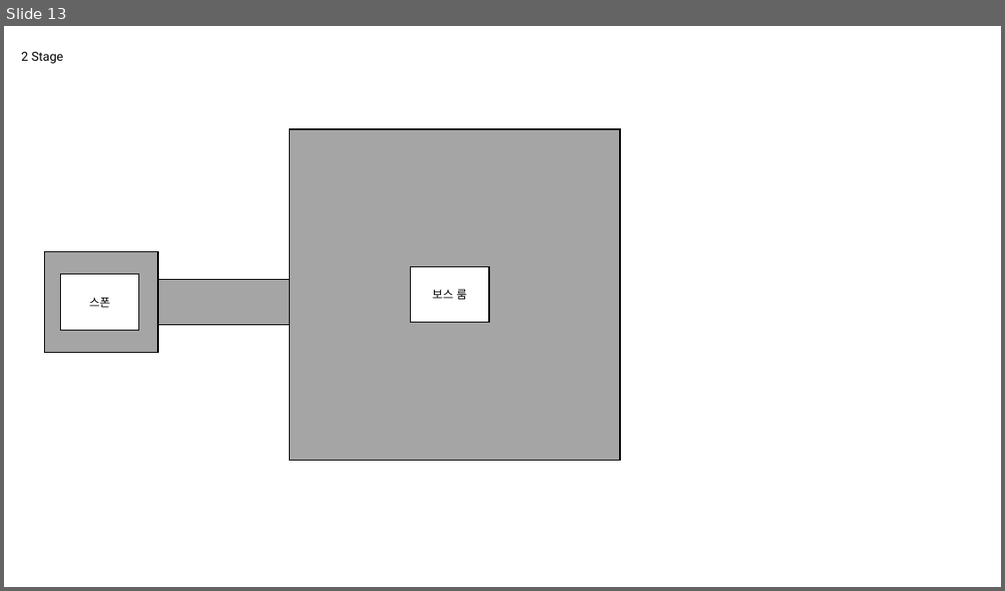
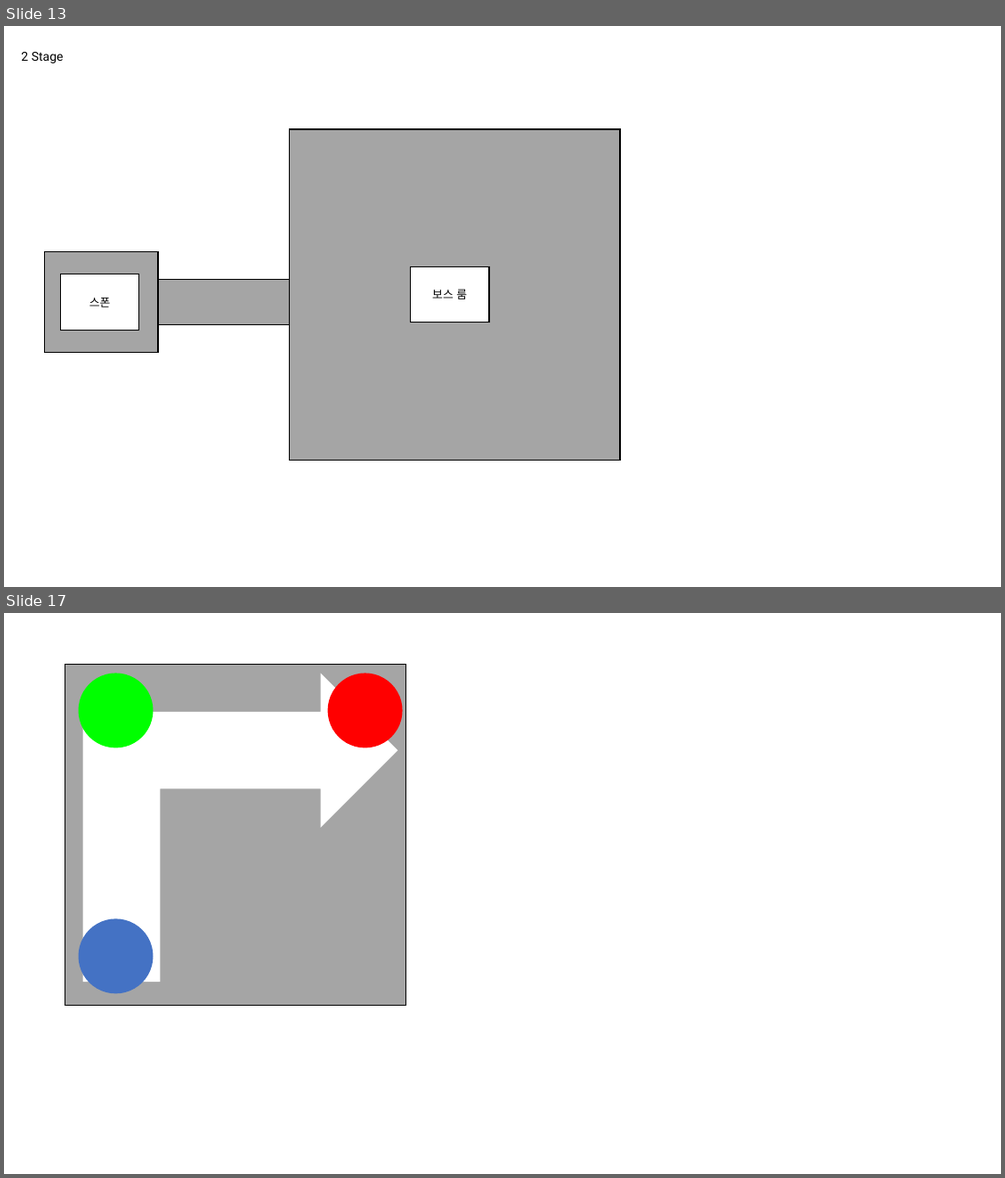
Before and after one commit to haein0303/AlgaeEater, a slide deck: Document/Source/보스 콘텐츠 시스템 UI.pptx. Shown one above the other, each under a label of ours: slide 13 before the commit, slides 13 and 17 after it; the slides between them are not shown. The pictures are 1005x591 and 1005x1178 pixels, drawn with LibreOffice and Linux fonts; fonts in the diff are those of the drawing. Boxes give left, top, right and bottom in pixels: in the first picture for what was removed or moved away, otherwise in the second. Text is boxed around its words. In the diff, an @@ line names an element or a change of style, - is before the commit and + after.

```diff
--- a/Document/Source/보스 콘텐츠 시스템 UI.pptx
+++ b/Document/Source/보스 콘텐츠 시스템 UI.pptx
@@ slide 17 added at (4, 613, 1001, 1174), background #FFFFFF @@
@@ rectangle added at (65, 665, 406, 1005), fill #A5A5A5, outline #000000 1 pt @@
@@ ellipse added at (78, 673, 153, 747), fill #00FF00 @@
@@ bent up arrow added at (83, 673, 398, 981), fill #FFFFFF @@
@@ ellipse added at (328, 673, 403, 747), fill #FF0000 @@
@@ ellipse added at (78, 919, 153, 994), fill #4472C4 @@
```
Also in this commit, not shown: 1 slide changed, 3 other slides added, 33 other files.
